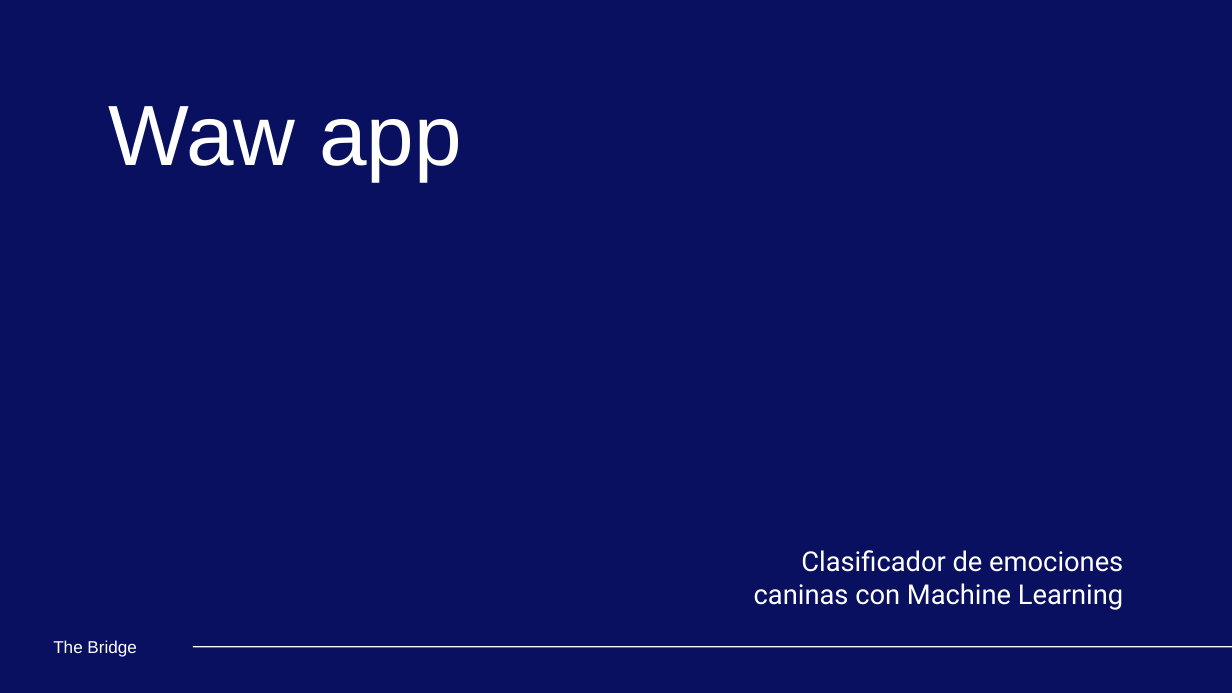
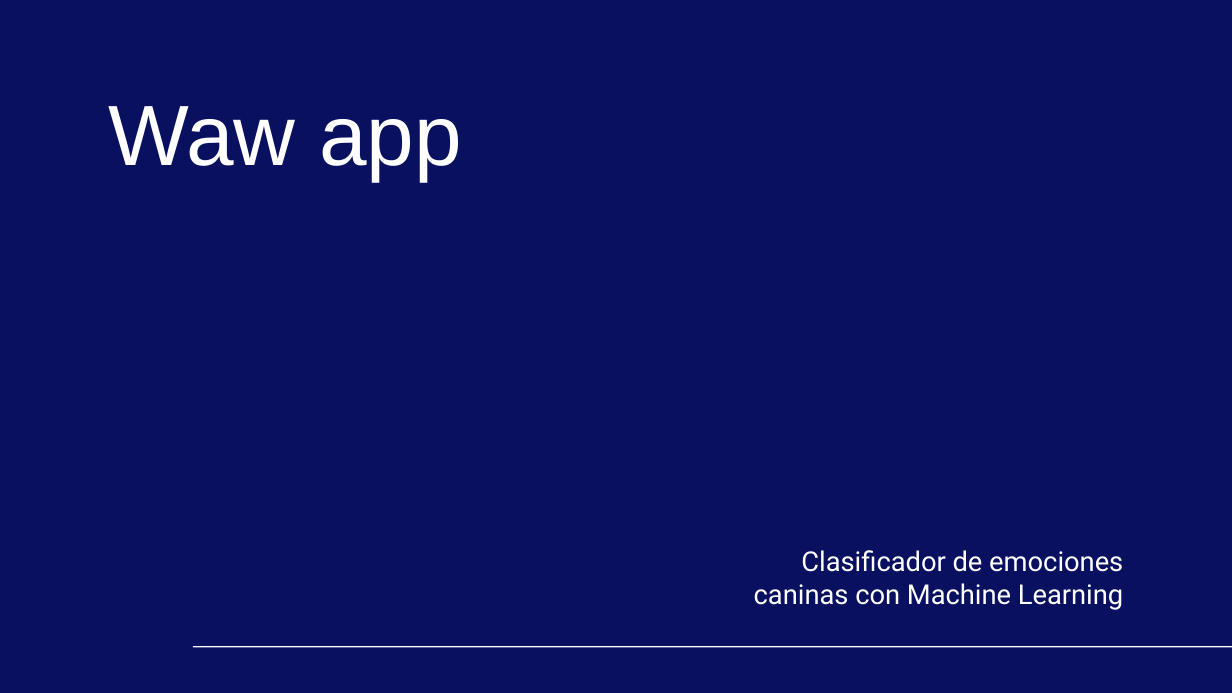
Before and after one commit to AGC79/proyecto_machine_learning_agc, a slide deck: slide 1 of docs/presentacion_app_ml.pptx. Drawn at 1232x693 pixels with LibreOffice and Linux fonts; fonts in the diff are those of the drawing; background and template pictures are left out. Boxes give left, top, right and bottom in pixels: in the first picture for what was removed or moved away, otherwise in the second. Text is boxed around its words. In the diff, an @@ line names an element or a change of style, - is before the commit and + after.

```diff
--- a/docs/presentacion_app_ml.pptx
+++ b/docs/presentacion_app_ml.pptx
@@ text removed at box(53, 640, 136, 657) @@
-The Bridge
```
Also in this commit, not shown: 2 other slides changed, 10 slides added, 13 slides removed, 2 other files.
